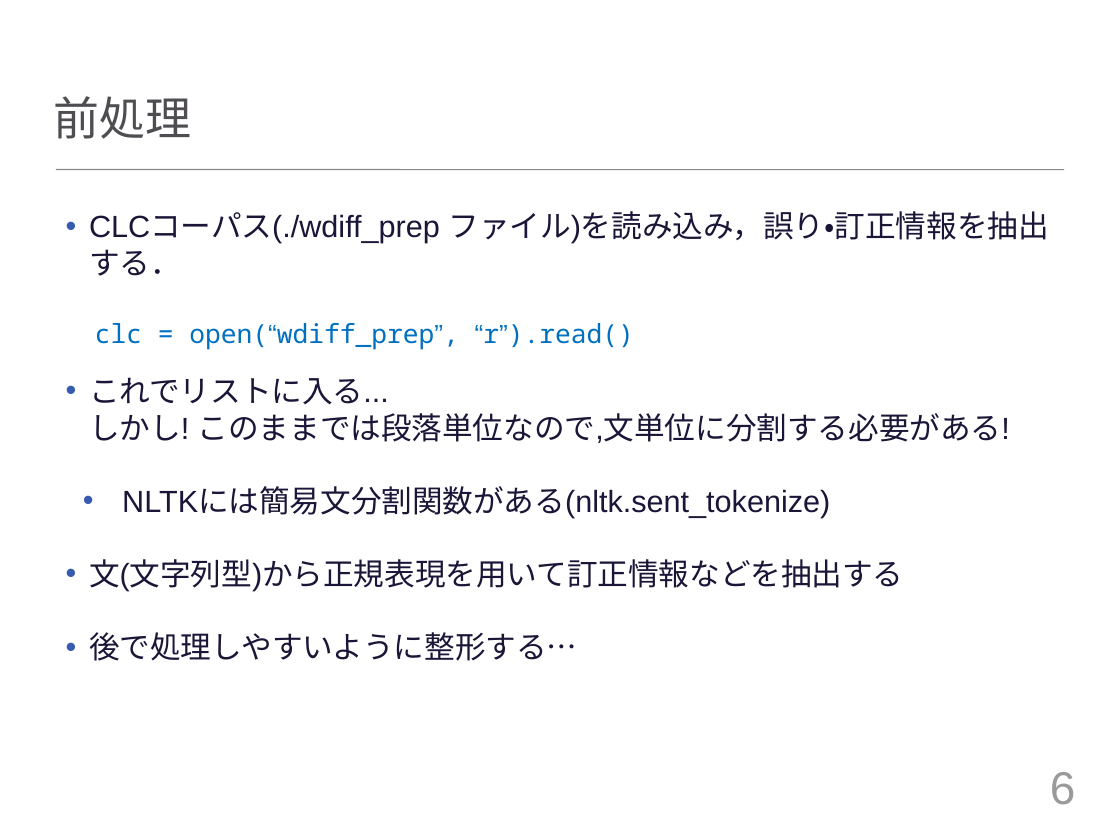
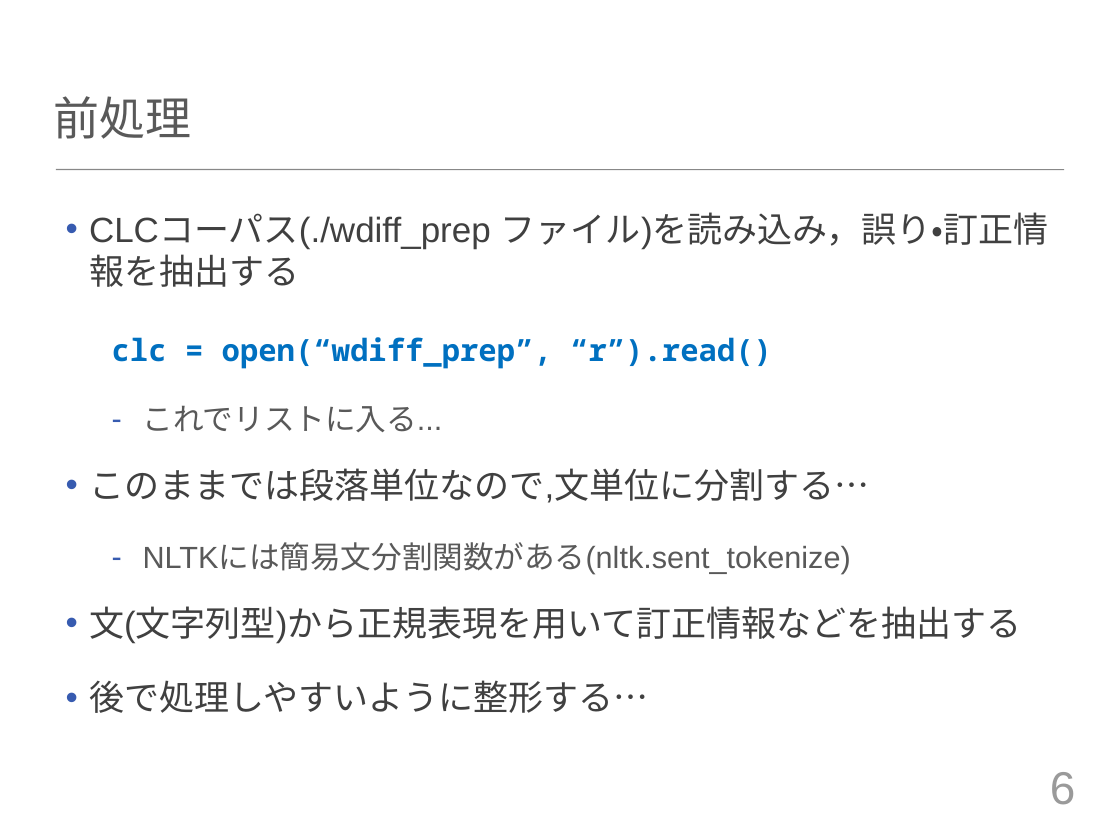
Before and after one commit to tuxedocat/ss2012, a slide deck: slide 6 of ss2012_slide.pptx. Drawn at 1120x840 pixels with LibreOffice and Linux fonts; fonts in the diff are those of the drawing. Boxes give left, top, right and bottom in pixels: in the first picture for what was removed or moved away, otherwise in the second. Text is boxed around its words. In the diff, an @@ line names an element or a change of style, - is before the commit and + after.

```diff
--- a/ss2012_slide.pptx
+++ b/ss2012_slide.pptx
@@ text at <box>89,212,1049,287</box>: text changed; size 28 to 32 pt; text colour #1C1538 to #404040 @@
-• CLCコーパス(./wdiff_prep ファイル)を読み込み，誤り・訂正情報を抽出する．
+• CLCコーパス(./wdiff_prep ファイル)を読み込み，誤り・訂正情報を抽出する
@@ text at <box>89,337,1022,713</box>: size 24 to 28 pt, bold on in "clc = open(“wdiff_prep”, “r”).read()"; font Arial to Noto Sans Mono in "open(“wdiff_prep”, “r”).read()"; text colour #1C1538 to #595959 in "NLTKには簡易文分割関数がある(nltk.sent_tokenize)"; size 28 to 32 pt, text colour #1C1538 to #404040 in "文(文字列型)から正規表現を用いて訂正情報などを抽出する", "後で処理しやすいように整形する…"; indent changed; more space between paragraphs; bullet • to -; less space between paragraphs @@
@@ text at <box>89,405,869,503</box>: text changed; size 28 to 32 pt; text colour #1C1538 to #404040 @@
-• これでリストに入る...
-  しかし! このままでは段落単位なので,文単位に分割する必要がある!
+  – これでリストに入る...
+• このままでは段落単位なので,文単位に分割する…
```
Also in this commit, not shown: 18 other slides changed, 1 slide added.
